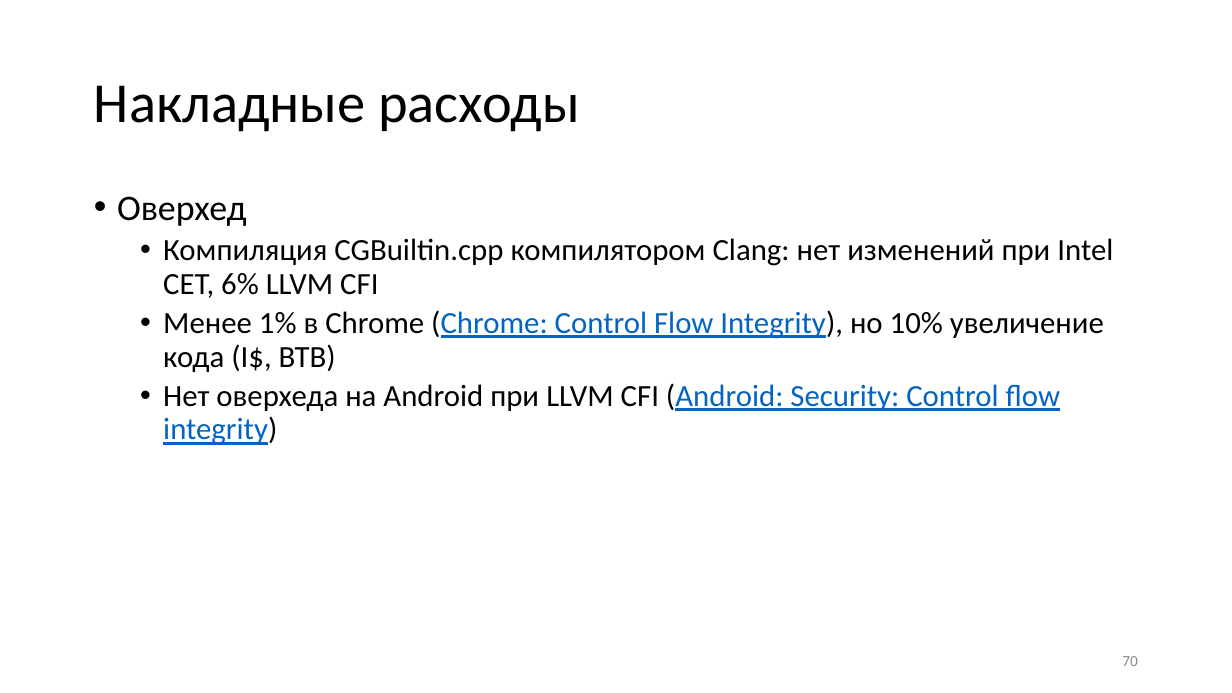
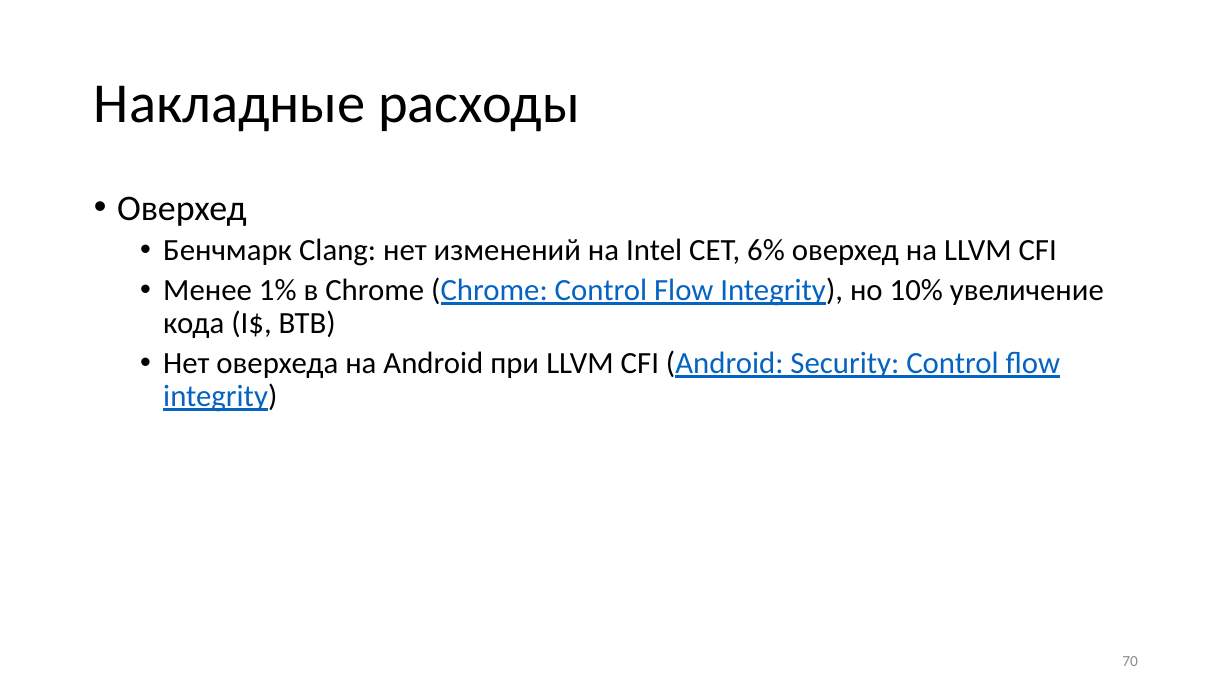
Before and after one commit to yugr/slides, a slide deck: slide 70 of CppZeroCost/2025/RU.pptx. Drawn at 1232x693 pixels with LibreOffice and Linux fonts; fonts in the diff are those of the drawing. Boxes give left, top, right and bottom in pixels: in the first picture for what was removed or moved away, otherwise in the second. Text is boxed around its words. In the diff, an @@ line names an element or a change of style, - is before the commit and + after.

```diff
--- a/CppZeroCost/2025/RU.pptx
+++ b/CppZeroCost/2025/RU.pptx
@@ text at box(163, 238, 1057, 266): text changed @@
-  • Компиляция CGBuiltin.cpp компилятором Clang: нет изменений при Intel CET, 6% LLVM CFI
+  • Бенчмарк Clang: нет изменений на Intel CET, 6% оверхед на LLVM CFI
```
Also in this commit, not shown: 14 other slides changed, 2 other files.
